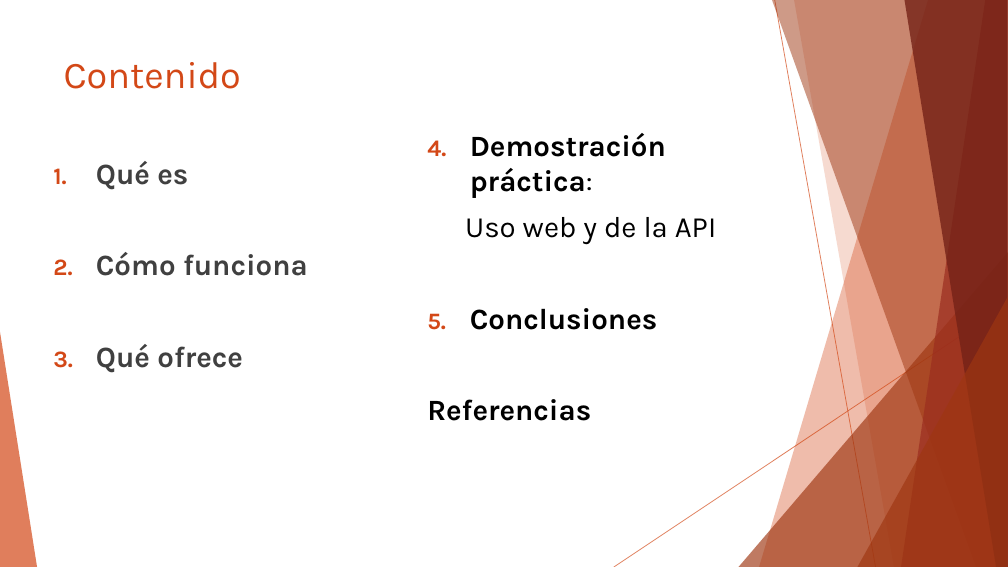
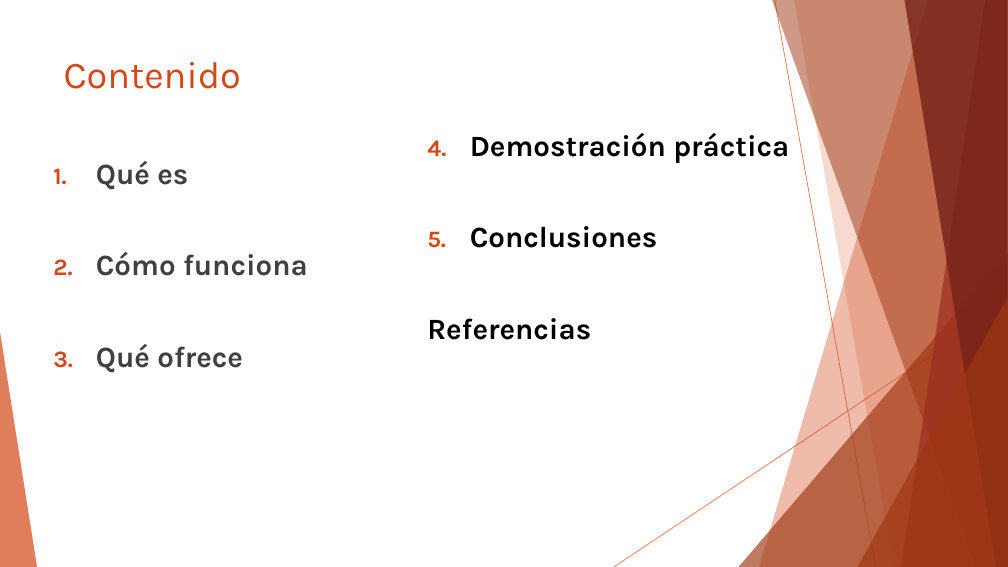
Before and after one commit to yacosant/miot_SyL, a slide deck: slide 2 of SyL - Shodan.pptx. Drawn at 1008x567 pixels with LibreOffice and Linux fonts; fonts in the diff are those of the drawing. Boxes give left, top, right and bottom in pixels: in the first picture for what was removed or moved away, otherwise in the second. Text is boxed around its words. In the diff, an @@ line names an element or a change of style, - is before the commit and + after.

Commit message:
ppt++

```diff
--- a/SyL - Shodan.pptx
+++ b/SyL - Shodan.pptx
@@ text at box(470, 133, 789, 163): text changed @@
-4. Demostración práctica:
-  Uso web y de la API
+4. Demostración práctica
```
